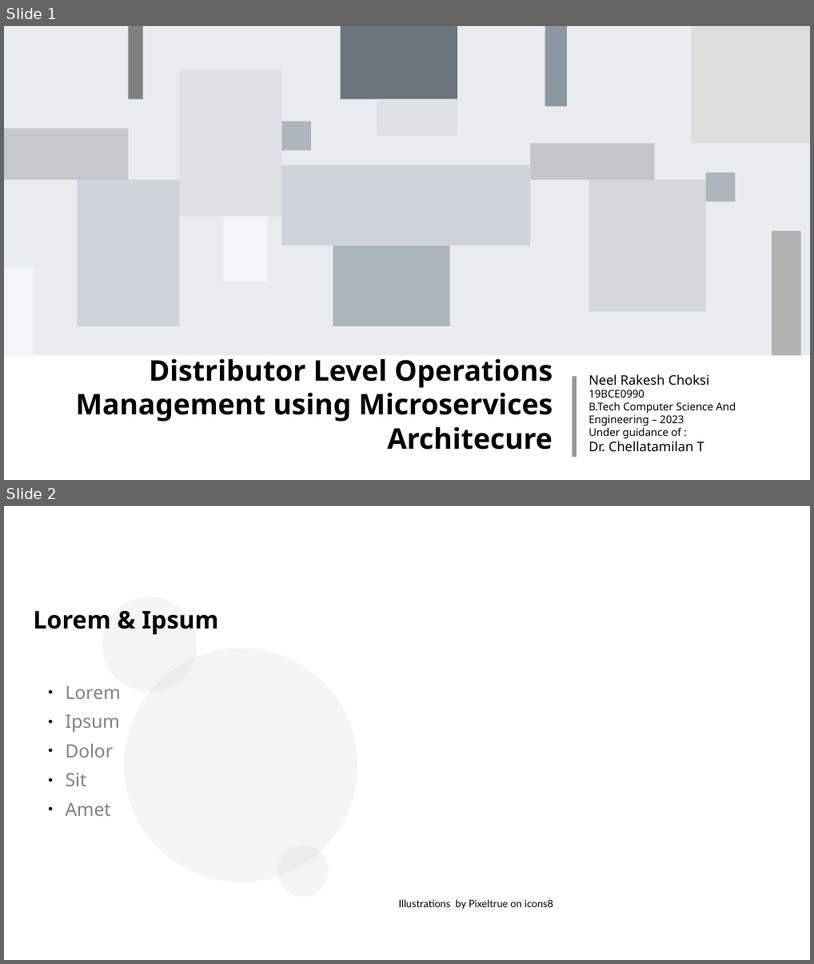
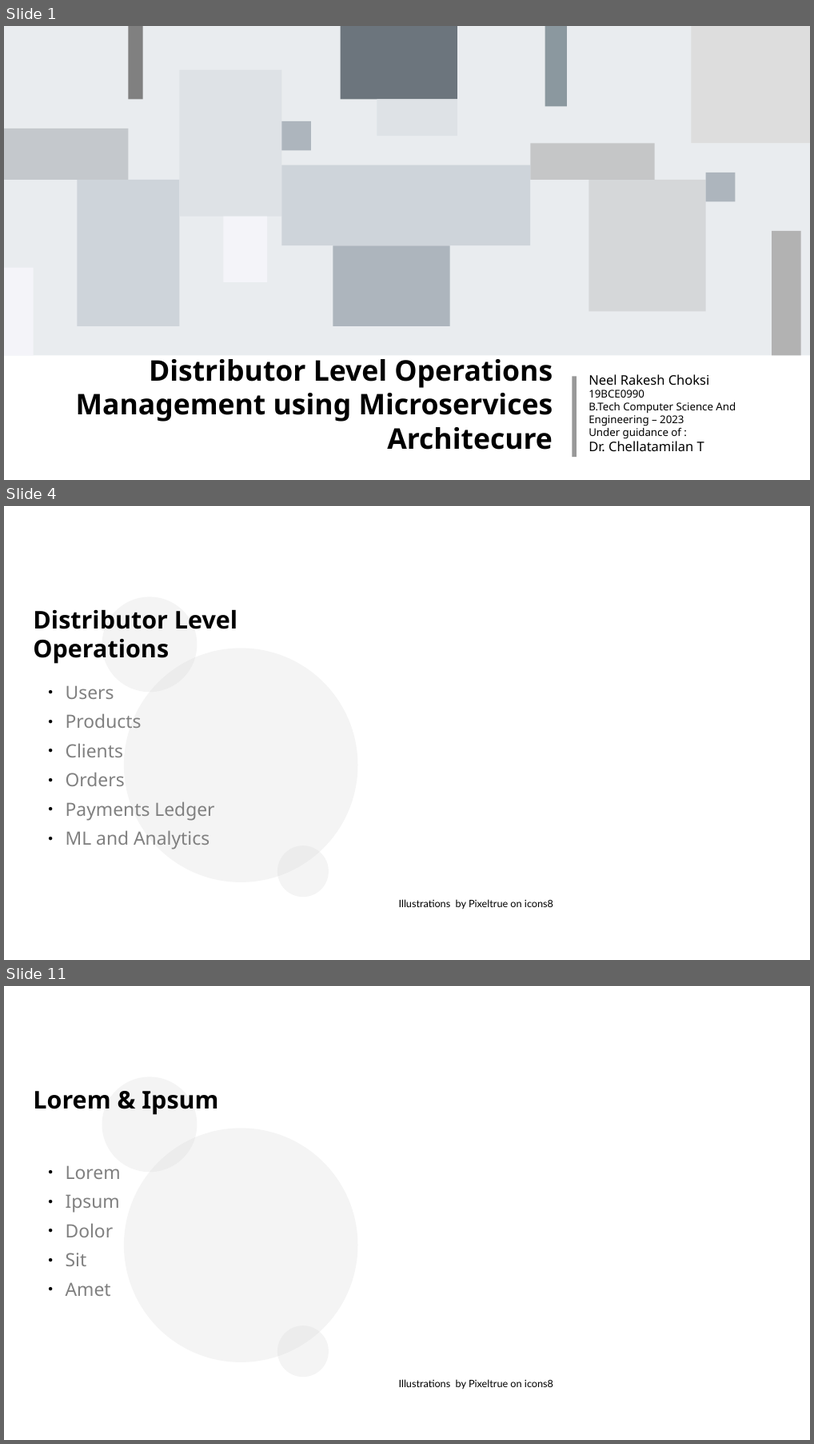
Before and after one commit to Learning2Code75/DLOM, a slide deck: Docs/finalPPT_try0.odp. Shown one above the other, each under a label of ours: slides 1 and 2 before the commit, slides 1, 4 and 11 after it; the slides between them are not shown. The pictures are 814x964 and 814x1444 pixels, drawn with LibreOffice and Linux fonts; fonts in the diff are those of the drawing; background and template pictures are left out. Boxes give left, top, right and bottom in pixels: in the first picture for what was removed or moved away, otherwise in the second. Text is boxed around its words. In the diff, an @@ line names an element or a change of style, - is before the commit and + after.

```diff
--- a/Docs/finalPPT_try0.odp
+++ b/Docs/finalPPT_try0.odp
@@ slide 4 added at [4,506,810,960], background #FFFFFF; not listed: 4 template elements that a slide beside it also shows @@
@@ text added at [33,609,238,664], 24 pt, text #000000, bold @@
+Distributor Level Operations
@@ text added at [66,686,214,849], 18 pt, text #808080 @@
+● Users
+● Products
+● Clients
+● Orders
+● Payments Ledger
+● ML and Analytics
@@ what was slide 2 is now slide 11 @@
```
Also in this commit, not shown: 1 slide changed, 8 other slides added, 2 other files.
